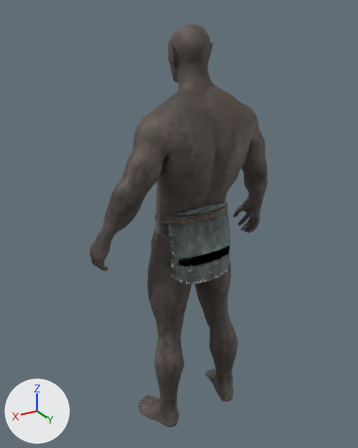
Renders of the glTF model public/races/altmer.glb from each side of a commit.
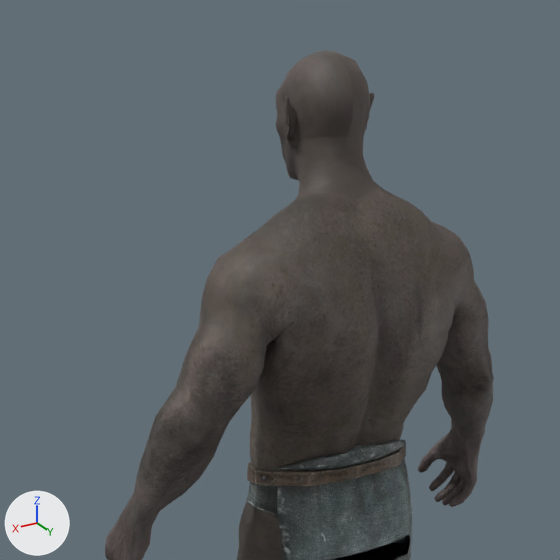
Old and new are each drawn whole from a 50 mm camera at (7.91, 12.48, 13.48) aimed at (0.28, -0.25, 7.12) and again close up on the part from 12% to 83% of the width and 0% to 57% of the height. Arrows for +X, +Y and +Z are at lower left; the lights stay in place. The last two pictures show the newer version. Where no turn or scale is listed for an object, it has been applied to the vertices.

In view in the first close-up: 'HandMaleBig3rd', 'MaleHeadIMF', 'MaleUnderwearBody:0', 'MaleUnderwear_1'.
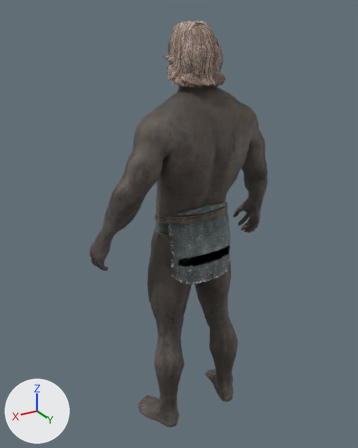
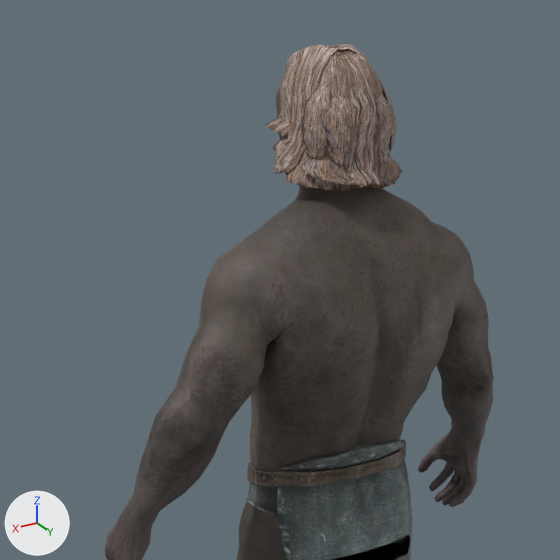
What the commit changed:
Picture 'hairlong' (img_hairlong) is new.
Material 'Hair14.Mat' (mat_hair14_mat) is new.
Uses the picture img_hairlong.
Mesh me_hair14 is new.
It has 620 vertices, 822 faces and spans x -0.86..0.86, y -0.69..1.07, z 11.53..13.24.
It uses material mat_hair14_mat.
Object 'Hair14' (ob_hair14) is new; it shows me_hair14.
Its location is (0.0, 0.0, 0.0).

Where the change shows, as pixel boxes (x1, y1, x2, y2) in the close-ups (560 x 560 px):
'Hair14', added (brown)
    after: (265, 44, 402, 193)
'MaleHeadIMF', unchanged, covered by the edit
    before: (276, 50, 380, 201)
    after: (276, 87, 375, 201)
